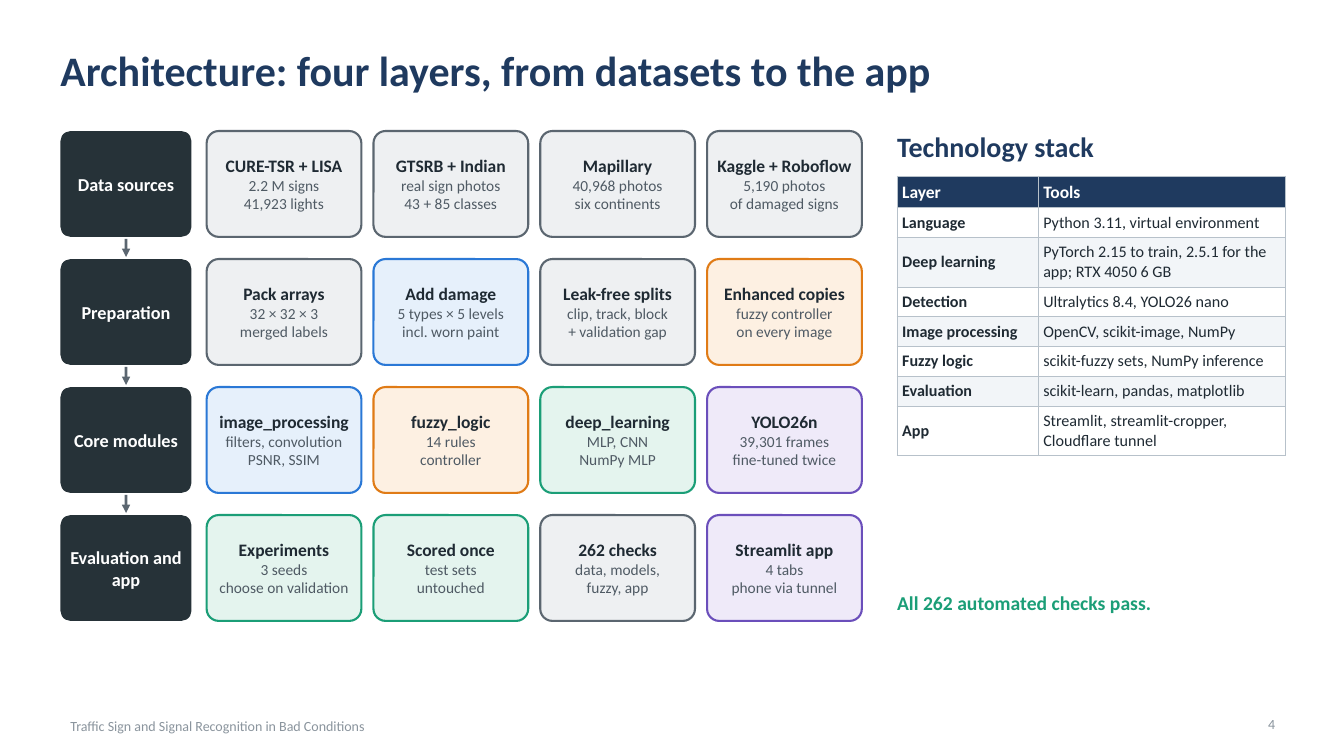
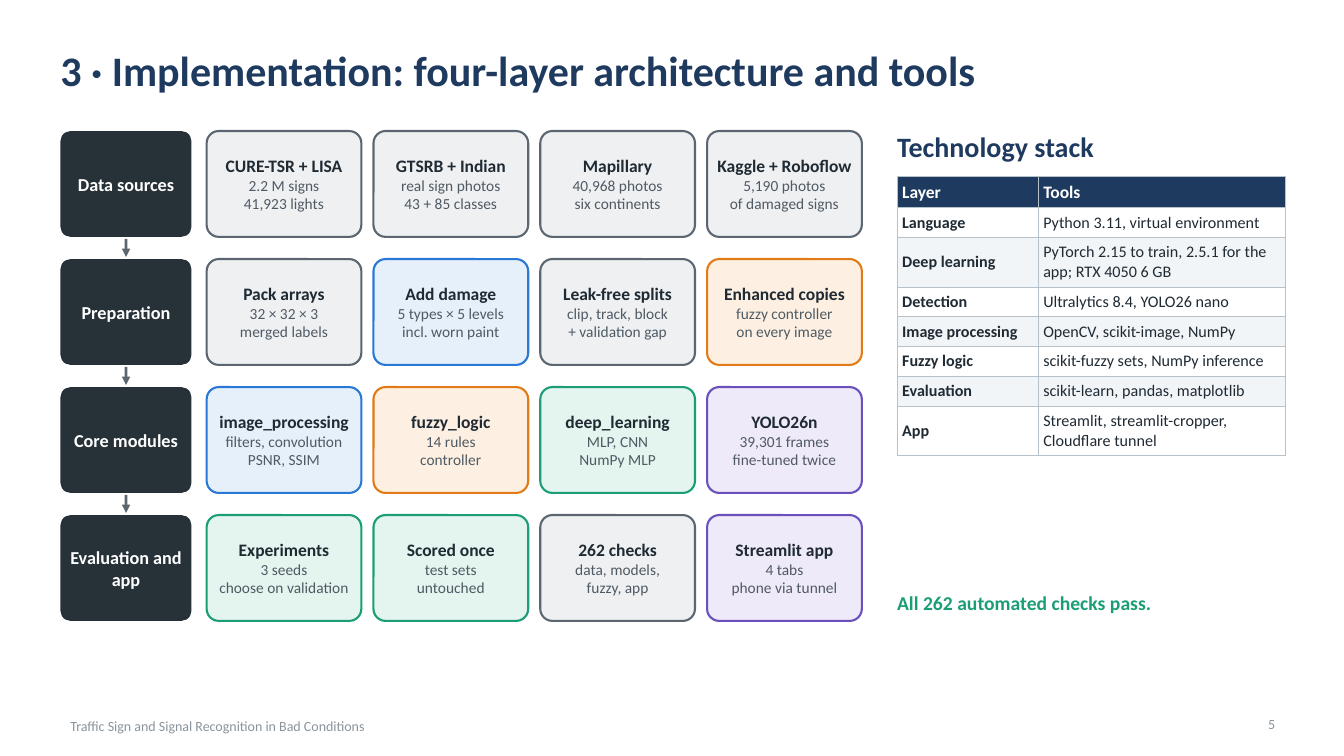
Before and after one commit to shreshav2404-code/Traffic-Sign-and-Signal-Recognition-in-Bad-Conditions, a slide deck: slide 5 of documents/report/Traffic_Sign_Recognition_Presentation.pptx (slide 4 before the commit). Drawn at 1344x756 pixels with LibreOffice and Linux fonts; fonts in the diff are those of the drawing. Boxes give left, top, right and bottom in pixels: in the first picture for what was removed or moved away, otherwise in the second. Text is boxed around its words. In the diff, an @@ line names an element or a change of style, - is before the commit and + after.

```diff
--- a/documents/report/Traffic_Sign_Recognition_Presentation.pptx
+++ b/documents/report/Traffic_Sign_Recognition_Presentation.pptx
@@ title at box(60, 56, 975, 93): text changed @@
-Architecture: four layers, from datasets to the app
+3 · Implementation: four-layer architecture and tools
@@ page number at box(1268, 720, 1275, 729): text changed @@
-4
+5
```
Also in this commit, not shown: 5 other slides changed, 1 slide added, 1 slide removed, 5 other files.
